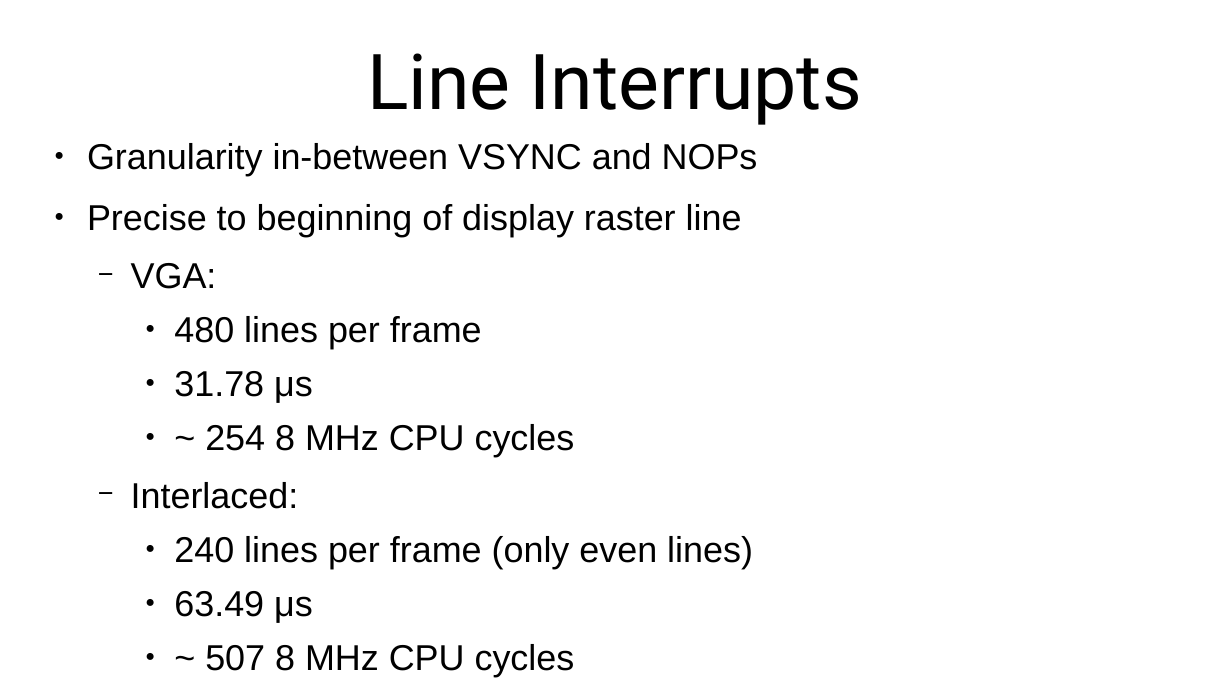
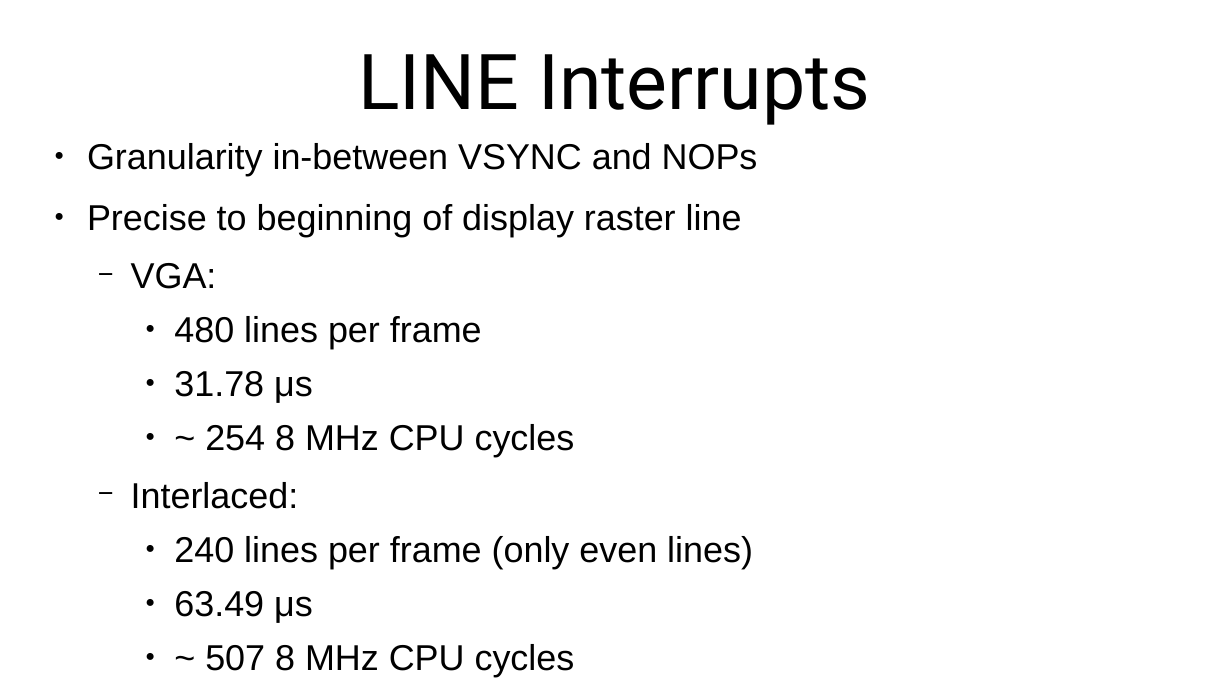
Before and after one commit to SlithyMatt/x16-assembly-tutorial, a slide deck: slide 4 of Lesson16/Lesson16.odp. Drawn at 1232x693 pixels with LibreOffice and Linux fonts; fonts in the diff are those of the drawing. Boxes give left, top, right and bottom in pixels: in the first picture for what was removed or moved away, otherwise in the second. Text is boxed around its words. In the diff, an @@ line names an element or a change of style, - is before the commit and + after.

```diff
--- a/Lesson16/Lesson16.odp
+++ b/Lesson16/Lesson16.odp
@@ title at [358,54,870,125]: text changed @@
-Line Interrupts
+LINE Interrupts
```
Also in this commit, not shown: 5 slides added, 1 slide removed, 3 other files.
